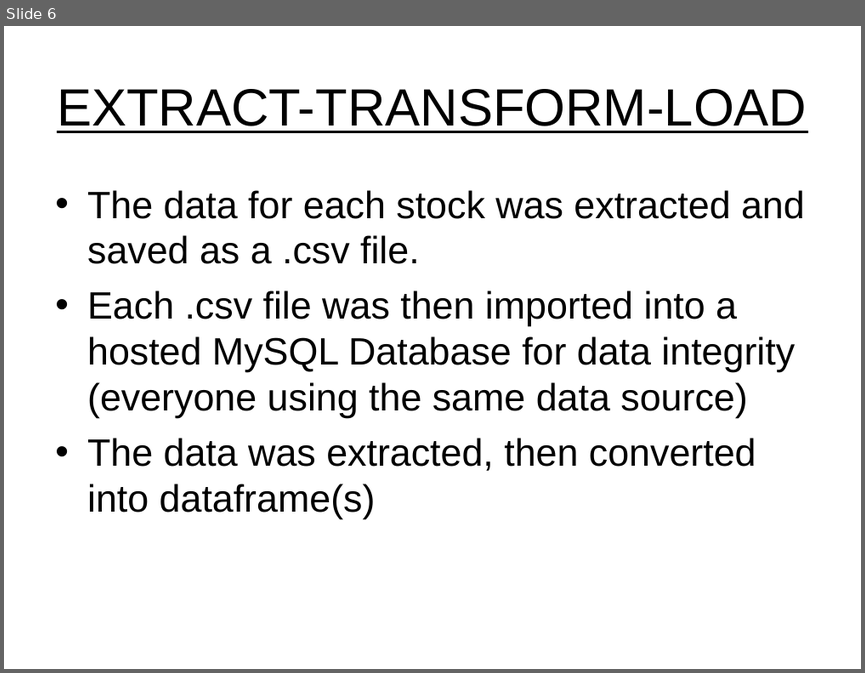
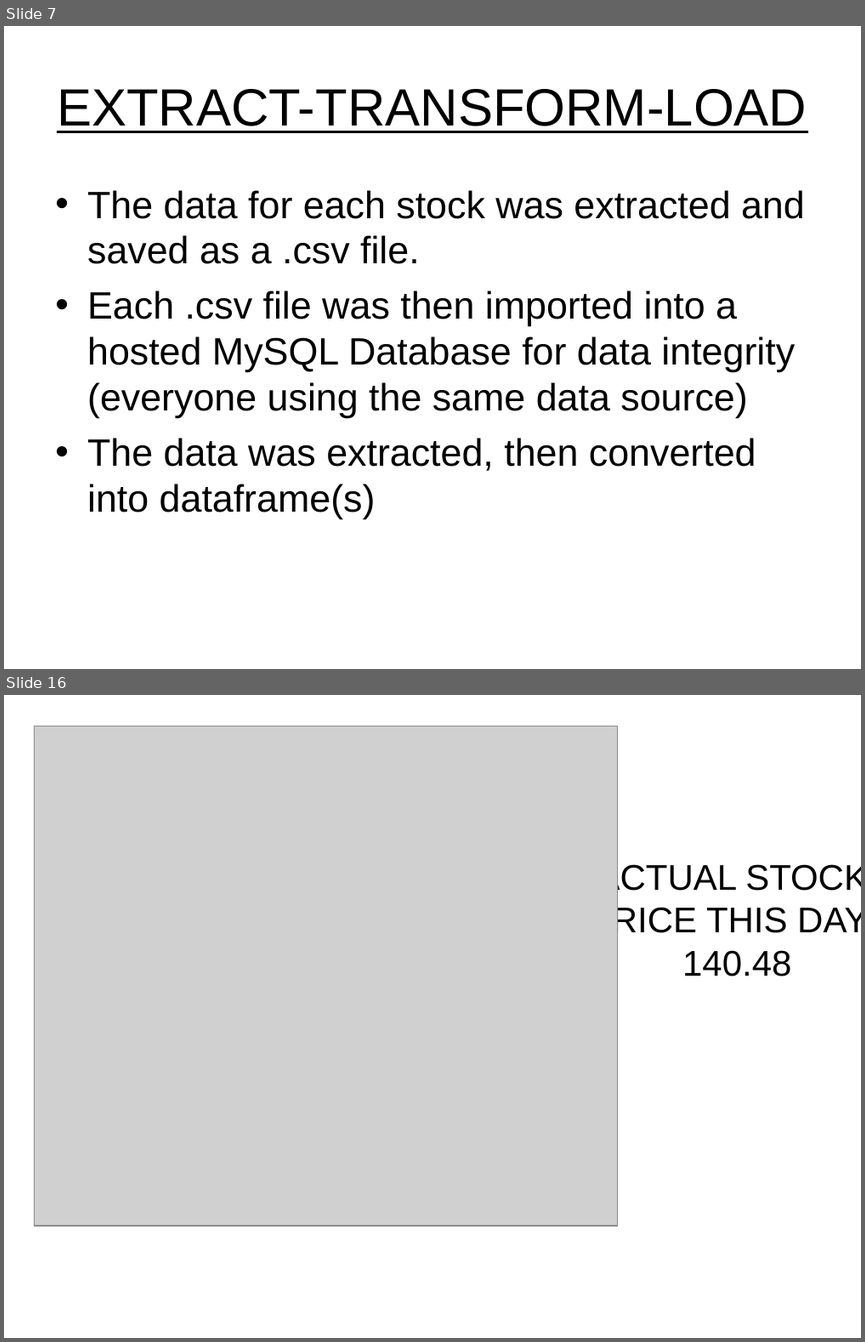
Before and after one commit to dadario10/Data_Modeling_Project, a slide deck: PowerPoint/Project 4 - SM Prediction.ppt. Shown one above the other, each under a label of ours: slide 6 before the commit, slides 7 and 16 after it; the slides between them are not shown. The pictures are 865x673 and 865x1342 pixels, drawn with LibreOffice and Linux fonts; fonts in the diff are those of the drawing; grey boxes stand for pictures; background and template pictures are left out. Boxes give left, top, right and bottom in pixels: in the first picture for what was removed or moved away, otherwise in the second. Text is boxed around its words. In the diff, an @@ line names an element or a change of style, - is before the commit and + after.

```diff
--- a/PowerPoint/Project 4 - SM Prediction.ppt
+++ b/PowerPoint/Project 4 - SM Prediction.ppt
@@ slide 16 added at (x1=4, y1=695, x2=861, y2=1338), background picture (left out) @@
@@ picture added at (x1=34, y1=726, x2=617, y2=1225) @@
@@ title added at (x1=588, y1=861, x2=861, y2=976), 30 pt, text #000000 @@
+ACTUAL STOCK
+PRICE THIS DAY:
+140.48
@@ what was slide 6 is now slide 7 @@
```
Also in this commit, not shown: 4 slides changed, 26 other slides added, 2 slides removed.
